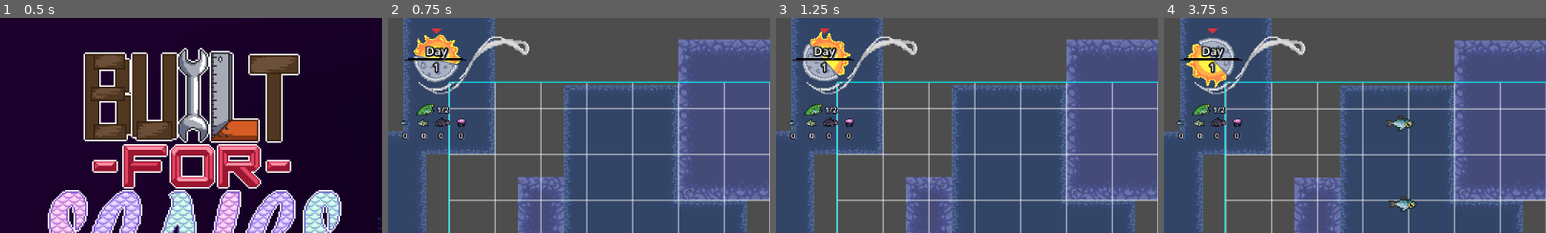
Above: before the commit, frames 1-4 (left to right).
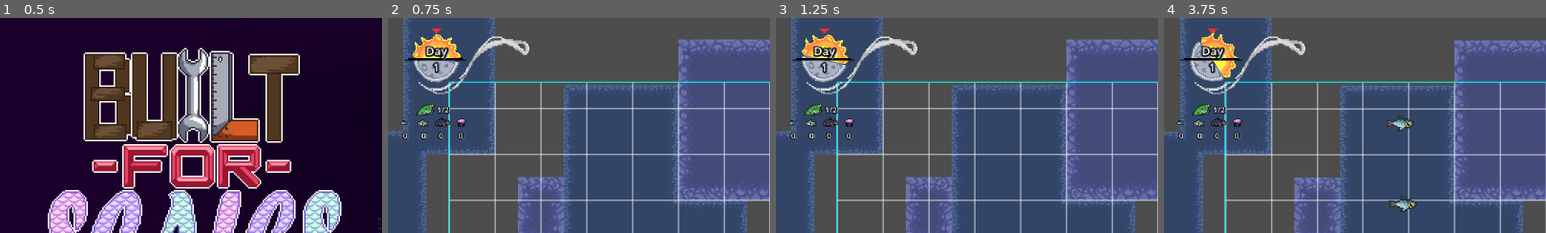
Above: after the commit, the same moments.

Repository: Glue-N-Wrench/built-for-scales
Game: Godot game, scene res://PlayableScenes/MainMenu.tscn
The game is run twice, just before and just after one commit, with the same random seed, the same clock (stepped at 60 frames per second) and the same inputs. The engine's default icon, where the game draws it, is replaced by a stand-in: a white triangle on a blue panel in a dark square.
Inputs:
- Up to frame 1 (0.5 s): no input
- Up to frame 2 (0.75 s): click "Start" at 0.5 s
- Up to frame 3 (1.25 s): no input
- Up to frame 4 (3.75 s): click "Bomb" at 1.25 s; click "Alpha House" at 2 s; click "Beta House" at 2.75 s; click "3x2 Charley House" at 3.5 s
The pictures show only the part of the screen within x 0-50%, y 0-50%; the shares and areas given below are measured in that part.

Frame 1 is identical in both runs. In frame 2, 0.8% of the frame differs, in the area x 6-19%, y 7-31%; in frame 3, 1.1%; in frame 4, 1.8%, in the area x 5-20%, y 6-33%.

Commit message:
reset day back to 20 seconds after dev test

Diff:
--- a/Globals/Managers/TurnManager.gd
+++ b/Globals/Managers/TurnManager.gd
@@ -7,7 +7,7 @@
 
 var dayCount = 0
 signal updateDay # a signal for the UI
-const roundTime = 5#20 #seconds in a round
+const roundTime = 20 #seconds in a round
 var roundTimer = 0
 const weekTime = 2 #rounds in a 'week'
 
